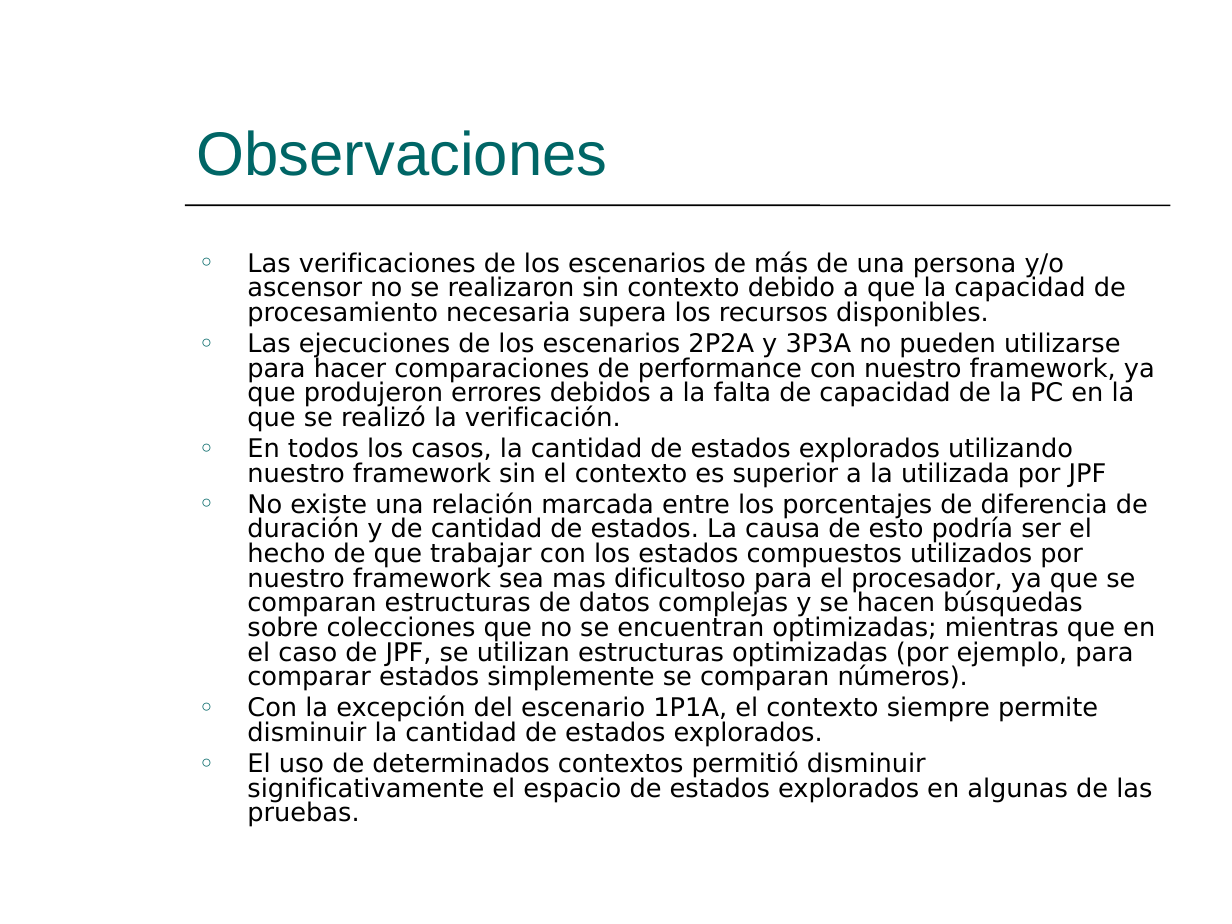
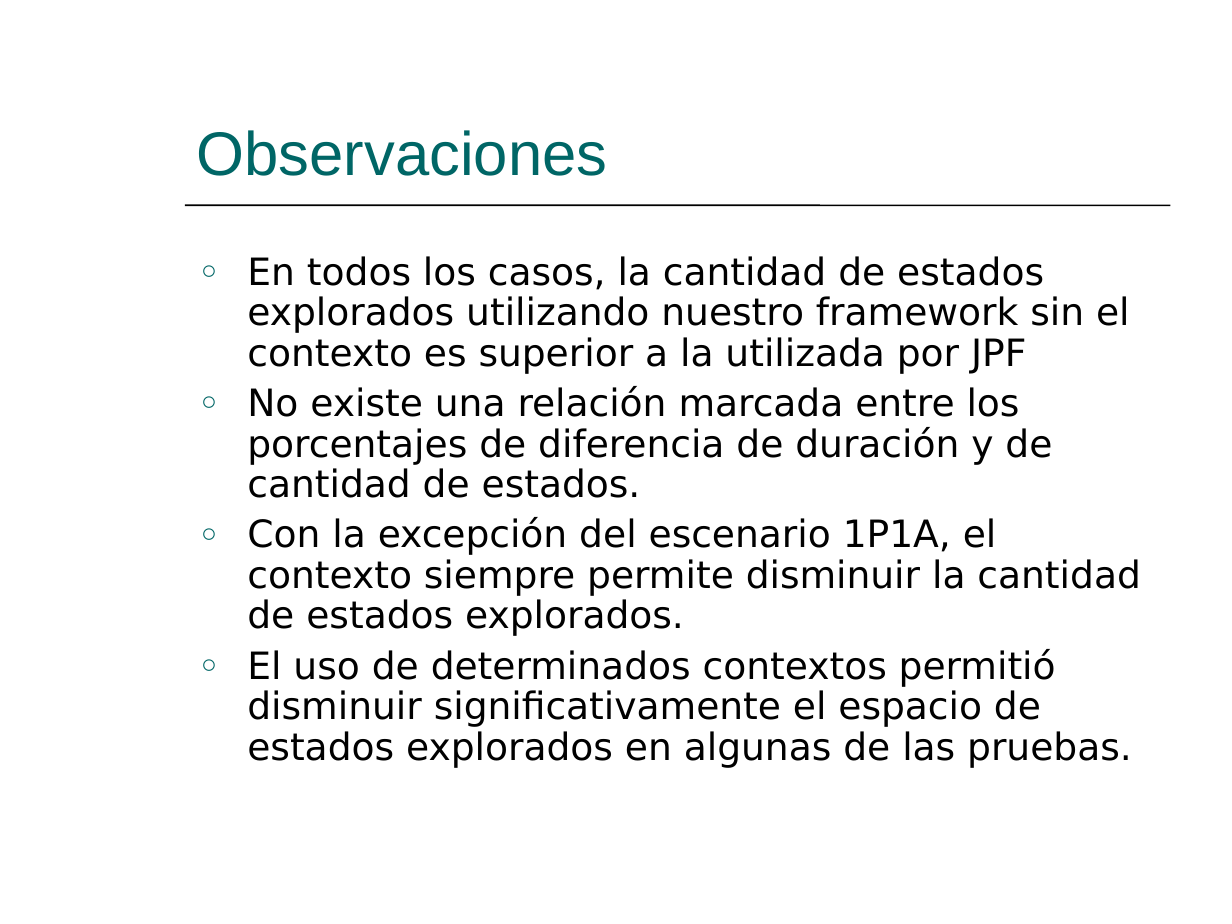
Before and after one commit to hugomelendez/tesis-jpf-2006, a slide deck: slide 42 of tesis-doc/Presentación.ppt (slide 41 before the commit). Drawn at 1232x924 pixels with LibreOffice and Linux fonts; fonts in the diff are those of the drawing. Boxes give left, top, right and bottom in pixels: in the first picture for what was removed or moved away, otherwise in the second. Text is boxed around its words. In the diff, an @@ line names an element or a change of style, - is before the commit and + after.

```diff
--- a/tesis-doc/Presentación.ppt
+++ b/tesis-doc/Presentación.ppt
@@ text at [247,251,1155,432]: paragraphs removed @@
-○ Las verificaciones de los escenarios de más de una persona y/o ascensor no se realizaron sin contexto debido a que la capacidad de procesamiento necesaria supera los recursos disponibles.
-○ Las ejecuciones de los escenarios 2P2A y 3P3A no pueden utilizarse para hacer comparaciones de performance con nuestro framework, ya que produjeron errores debidos a la falta de capacidad de la PC en la que se realizó la verificación.
@@ text at [247,256,1140,768]: size 15 to 22 pt in "En todos los casos, la cantidad de ...", "Con la excepción del escenario 1P1A, el ...", "El uso de determinados contextos permitió disminuir ..."; line spacing 0.8 to 0.9; more space between paragraphs @@
@@ text at [247,386,1052,498]: text changed; size 15 to 22 pt @@
-○ No existe una relación marcada entre los porcentajes de diferencia de duración y de cantidad de estados. La causa de esto podría ser el hecho de que trabajar con los estados compuestos utilizados por nuestro framework sea mas dificultoso para el procesador, ya que se comparan estructuras de datos complejas y se hacen búsquedas sobre colecciones que no se encuentran optimizadas; mientras que en el caso de JPF, se utilizan estructuras optimizadas (por ejemplo, para comparar estados simplemente se comparan números).
+○ No existe una relación marcada entre los porcentajes de diferencia de duración y de cantidad de estados.
```
Also in this commit, not shown: 27 other slides changed, 2 slides added, 1 slide removed.
